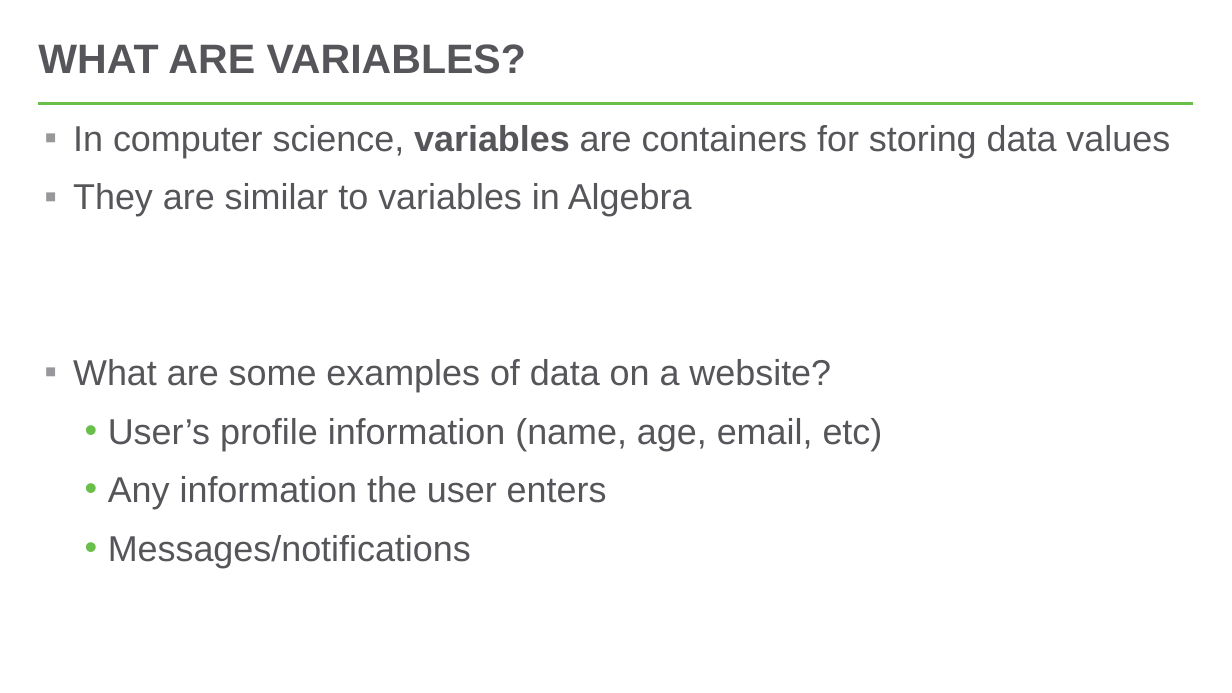
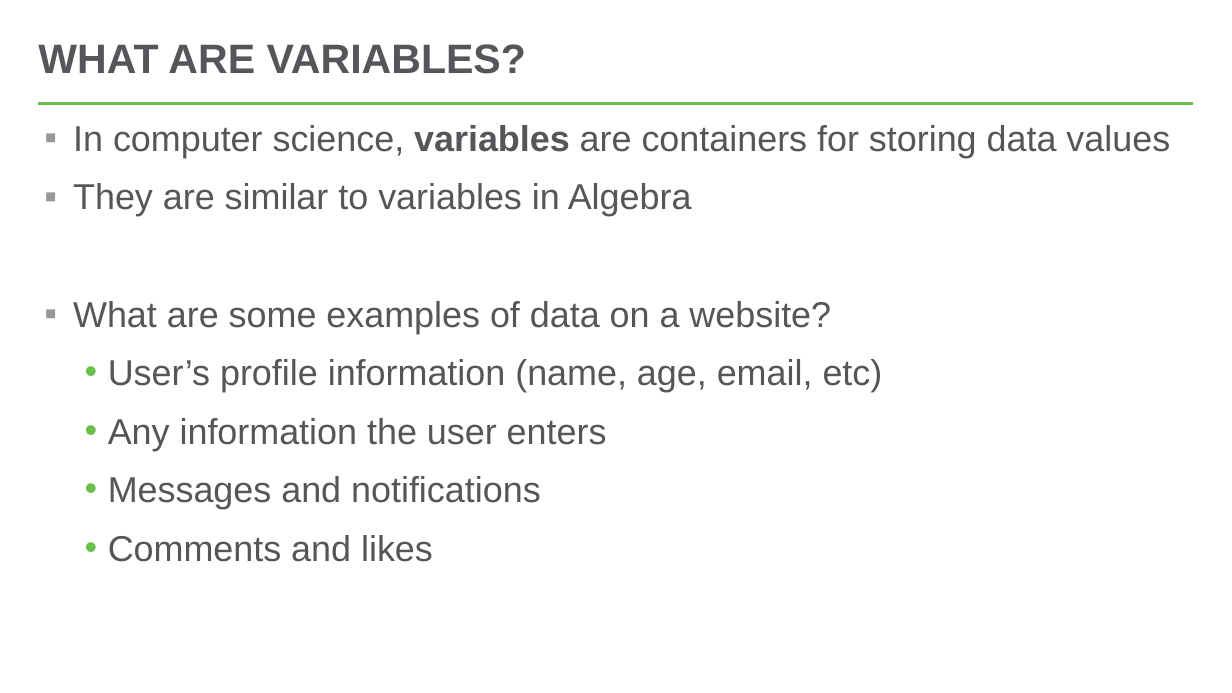
Before and after one commit to hylandtechoutreach/ucs-js, a slide deck: slide 2 of IntroToJS/JavaScriptVariables.pptx. Drawn at 1232x693 pixels with LibreOffice and Linux fonts; fonts in the diff are those of the drawing. Boxes give left, top, right and bottom in pixels: in the first picture for what was removed or moved away, otherwise in the second. Text is boxed around its words. In the diff, an @@ line names an element or a change of style, - is before the commit and + after.

Commit message:
Fix PPT links. Simplify variables PPT.

```diff
--- a/IntroToJS/JavaScriptVariables.pptx
+++ b/IntroToJS/JavaScriptVariables.pptx
@@ text at (x1=108, y1=476, x2=541, y2=562): text changed @@
-  • Messages/notifications
+  • Messages and notifications
+  • Comments and likes
```
Also in this commit, not shown: 3 other slides changed, 3 slides removed, 1 other file.
